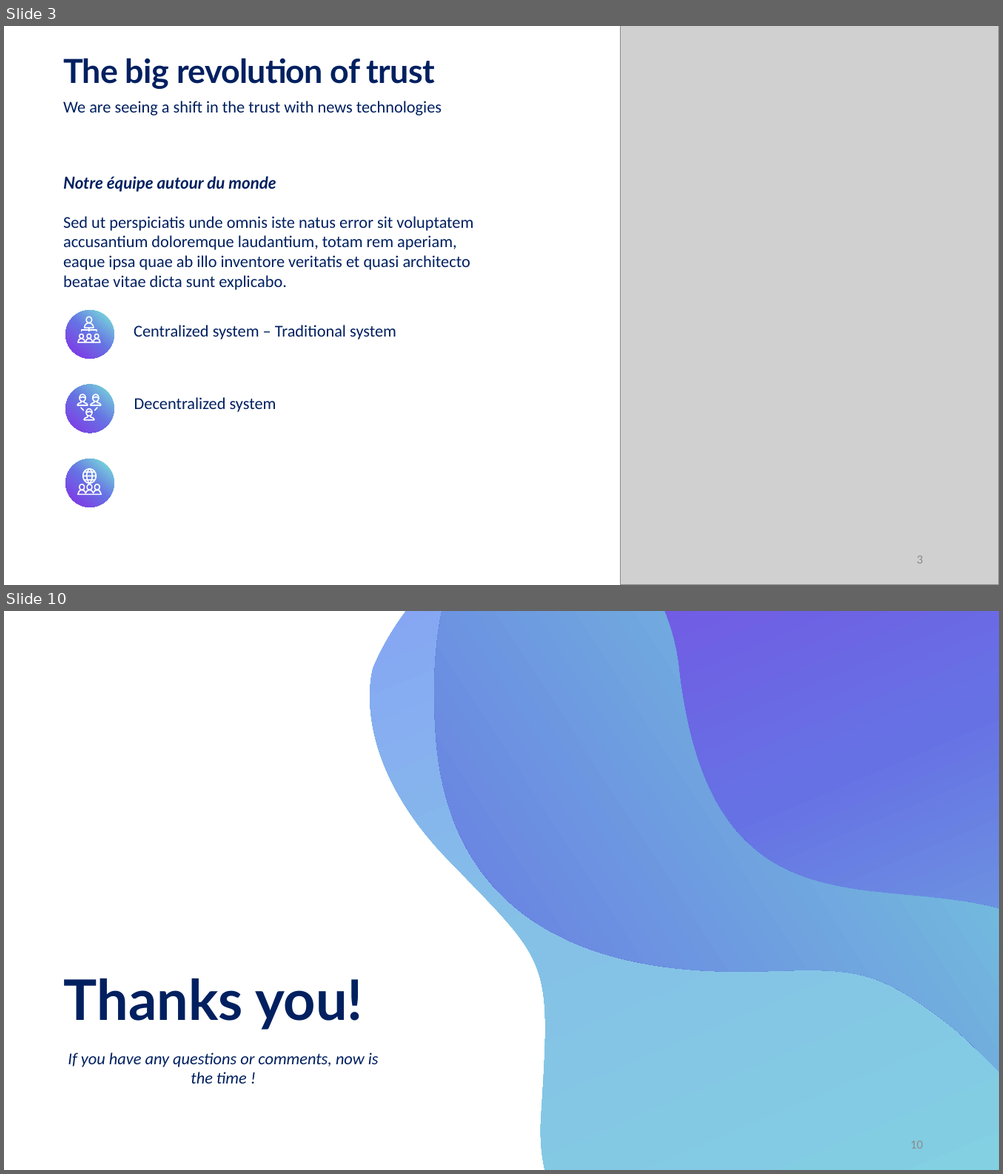
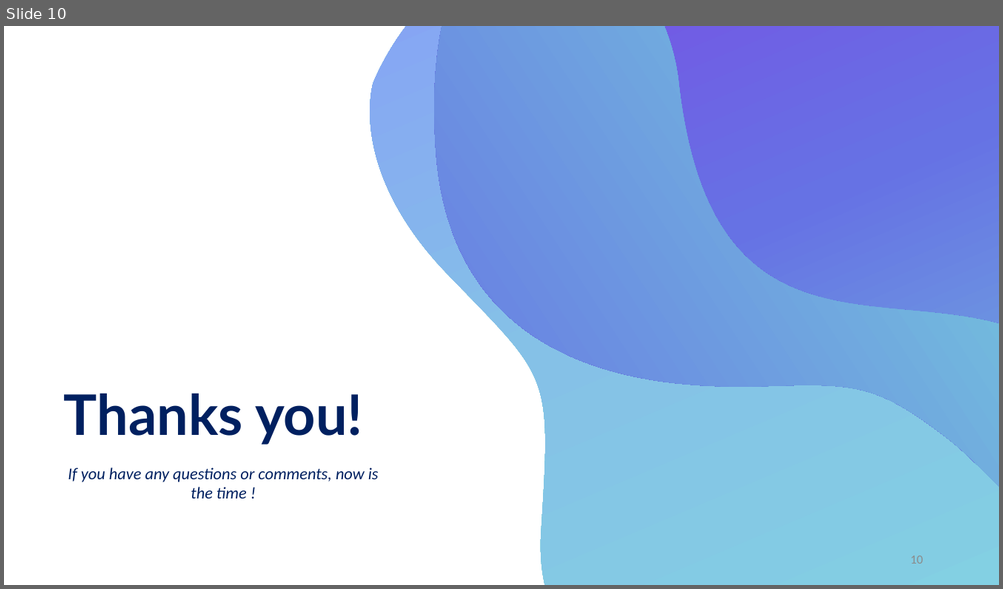
Before and after one commit to alebegge/techtalks, a slide deck: Zero_knowledge_proof.pptx. Shown one above the other, each under a label of ours: slides 3 and 10 before the commit, slide 10 after it; the slides between them are not shown. The pictures are 1003x1174 and 1003x589 pixels, drawn with LibreOffice and Linux fonts; fonts in the diff are those of the drawing; grey boxes stand for pictures. Boxes give left, top, right and bottom in pixels: in the first picture for what was removed or moved away, otherwise in the second. Text is boxed around its words. In the diff, an @@ line names an element or a change of style, - is before the commit and + after.

```diff
--- a/Zero_knowledge_proof.pptx
+++ b/Zero_knowledge_proof.pptx
@@ slide 3 removed at [4, 26, 999, 585], background #FFFFFF @@
@@ picture removed at [620, 26, 999, 585] @@
@@ text removed at [63, 58, 435, 89] @@
-The big revolution of trust
@@ text removed at [63, 101, 441, 116] @@
-We are seeing a shift in the trust with news technologies
@@ text removed at [63, 176, 276, 192] @@
-Notre équipe autour du monde
@@ text removed at [63, 216, 473, 290] @@
-Sed ut perspiciatis unde omnis iste natus error sit voluptatem accusantium doloremque laudantium, totam rem aperiam, eaque ipsa quae ab illo inventore veritatis et quasi architecto beatae vitae dicta sunt explicabo.
@@ text removed at [134, 325, 396, 340] @@
-Centralized system – Traditional system
@@ text removed at [134, 397, 276, 412] @@
-Decentralized system
@@ group removed at [63, 310, 116, 508]: 19 freeform shapes, 12 ellipses, 6 lines @@
@@ page number removed at [916, 556, 922, 564] @@
-3
```
Also in this commit, not shown: 3 slides changed, 6 slides added, 7 other slides removed, 2 other files.
